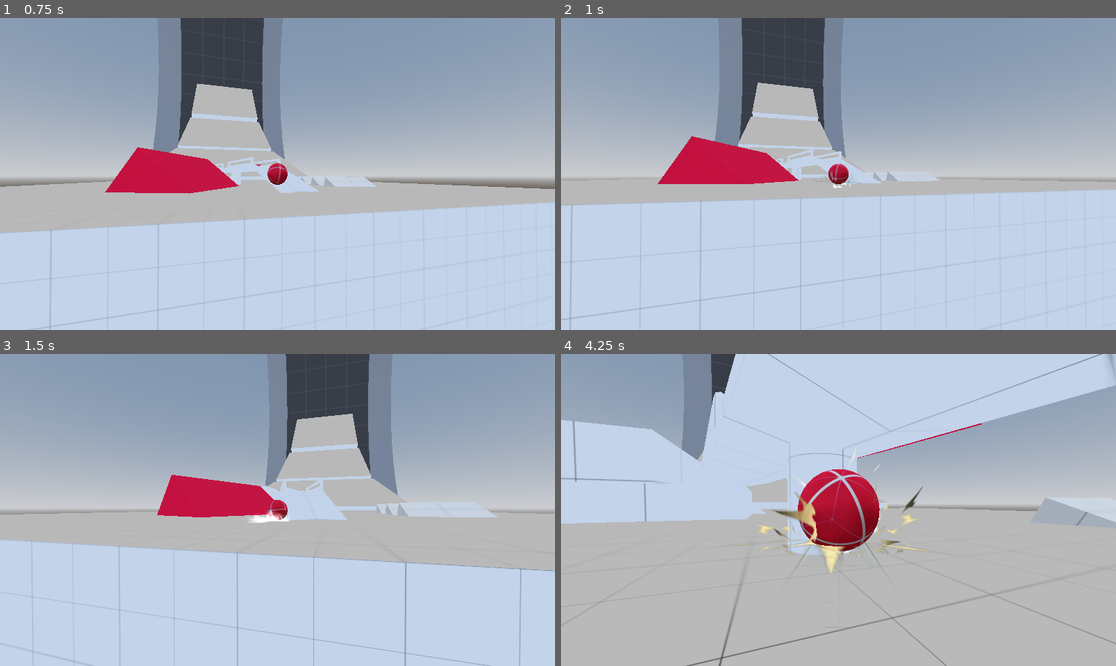
Above: before the commit, frames 1-4 (two rows, left to right).
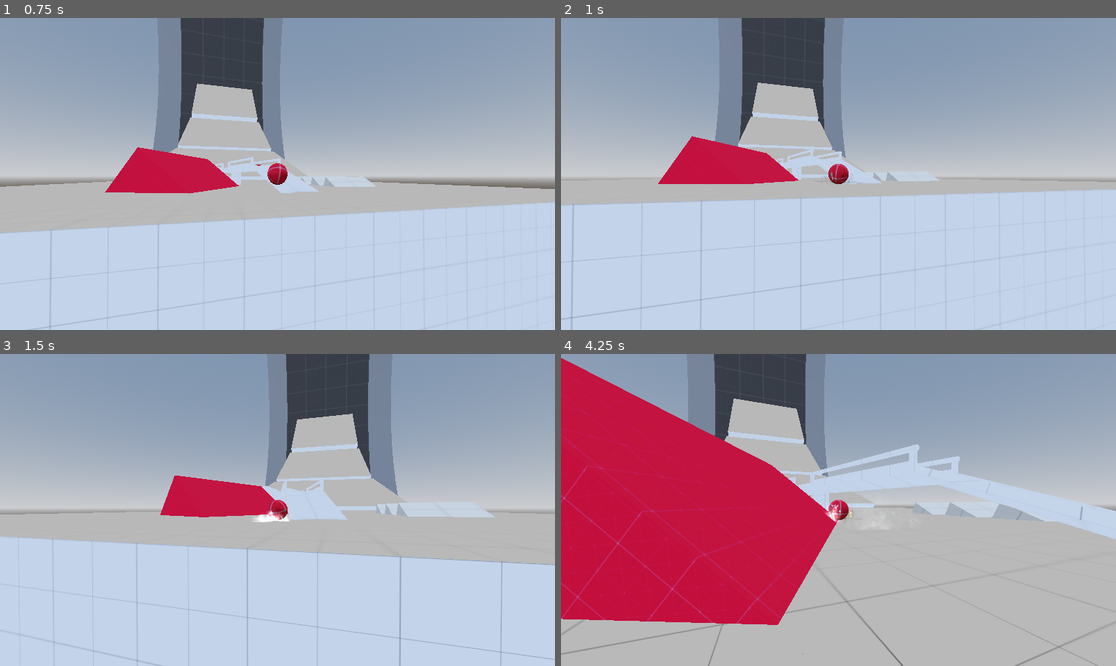
Above: after the commit, the same moments.

Repository: Bartticus/GMTK2025
Game: Godot game, scene res://Scenes/main/main.tscn
Two runs of this game, one before a commit and one after it. Both use one fixed random seed, a clock stepped at 60 frames per second and the inputs below.
Inputs (mouse positions are in pixels of both pictures, inside the frame that each line leads up to):
- Up to frame 1 (0.75 s): move the mouse to (305, 174) at 0.52 s; hold W (forward) from 0.53 s (still down); hold Space (drift) from 0.53 s (still down)
- Up to frame 2 (1 s): keep holding W (forward); keep holding Space (drift)
- Up to frame 3 (1.5 s): keep holding W (forward); move the mouse to (249, 510) at 1.27 s; release Space (drift) at 1.28 s; tap Space (drift) at 1.35 s
- Up to frame 4 (4.25 s): keep holding W (forward); move the mouse to (849, 503) at 2.02 s; hold Mouse wheel down (wheel_down) 2.03-2.78 s; tap Space (drift) at 2.3, 3.05 s; move the mouse to (832, 516) at 2.77 s; tap Mouse wheel up (wheel_up) at 2.85 s; move the mouse to (877, 513) at 3.52 s; hold Space (drift) from 3.53 s (still down)

Frame 1 is identical in both runs. In frame 2, 0.2% of the frame differs, in the area x 0-96%, y 21-100%; in frame 3, 2.7%; in frame 4, 55%, in the area x 0-100%, y 0-100%.

Commit message:
Fixed smoke displaying at wrong time

Diff:
--- a/Scenes/marble/marble.gd
+++ b/Scenes/marble/marble.gd
@@ -85,13 +85,14 @@
 		look_vec = look_vec.rotated(-camera.global_rotation.y)
 		drift_fx.current_move_rot = atan2(look_vec.y, -look_vec.x)
 	else:
-		drift_fx.current_move_rot = atan2(linear_velocity.z, -linear_velocity.x) + 1.5707963267949
+		drift_fx.current_move_rot = atan2(linear_velocity.z, -linear_velocity.x) + PI/2#1.5707963267949
 
 	f_force = f_input * linear_force * delta * camera_transform.basis.z.normalized()
 	h_force = h_input * linear_force * delta * camera_transform.basis.x.normalized()
 
-	apply_central_force(f_force)
-	apply_central_force(-h_force)
+	if not is_on_floor():
+		apply_central_force(f_force)
+		apply_central_force(-h_force)
 
 	#linear_velocity.x = clampf(linear_velocity.x, -max_velocity, max_velocity)
 	#linear_velocity.z = clampf(linear_velocity.z, -max_velocity, max_velocity)
@@ -105,8 +106,6 @@
 
 	if Input.is_action_just_pressed("drift"):
 		new_friction = 0
-
-
 
 	if Input.is_action_pressed("drift"):
 		linear_velocity = linear_velocity.lerp(Vector3.ZERO, delta * brake_force)
@@ -126,11 +125,11 @@
 		tween.tween_property(self, "physics_material_override:friction", initial_friction, 2)
 
 		drift_fx.currently_drifting = false
-		particle_handler(false)
+		particle_handler(false, true)
 
 var rot_speed: float
 var contact_pos: Vector3
-func particle_handler(is_drifting: bool) -> void:
+func particle_handler(is_drifting: bool, just_released: bool = false) -> void:
 	rot_speed = angular_velocity.length()
 	var draw_size: Vector2 = Vector2(rot_speed, rot_speed) / 100
 	spark_particles1.draw_pass_1.size = draw_size
@@ -146,11 +145,12 @@
 	spark_particles1.emitting = is_drifting
 	spark_particles2.emitting = is_drifting
 
-	if not is_drifting:
+	if just_released:
 		smoke_particles1.restart()
 		smoke_particles1.global_position = particles.global_position + input_vector
-
-	smoke_particles1.emitting = !is_drifting
+		smoke_particles1.emitting = true
+	else:
+		smoke_particles1.emitting = false
 	smoke_particles2.emitting = is_drifting
 
 	var state = PhysicsServer3D.body_get_direct_state(get_rid())
--- a/Scenes/marble/marble.tscn
+++ b/Scenes/marble/marble.tscn
@@ -14,6 +14,7 @@
 [ext_resource type="Texture2D" uid="uid://dnooj036jptk4" path="res://Textures/smoke_01.png" id="10_lhqa5"]
 [ext_resource type="Script" uid="uid://dig1kwpgvdnbt" path="res://Scenes/marble/drift_fx.gd" id="11_0ovb4"]
 [ext_resource type="Texture2D" uid="uid://cko8grym2ewym" path="res://Thaddeus/FX/Tx_Burst_directional_03_MEDIUM.png" id="11_fmvk0"]
+[ext_resource type="Texture2D" uid="uid://ckc7oovd6hyrk" path="res://Textures/scorch_01.png" id="11_ju2gt"]
 [ext_resource type="Texture2D" uid="uid://dv5adohal76fj" path="res://Thaddeus/FX/Tx_Smoke_seq_02.png" id="13_55j5u"]
 [ext_resource type="Texture2D" uid="uid://csbbr8ircbd6u" path="res://Thaddeus/FX/Tx_Burst_directional_02_MEDIUM.png" id="13_i5nwi"]
 [ext_resource type="Texture2D" uid="uid://c8157rn7lsfb7" path="res://Thaddeus/FX/hexlinegradientlinesbeveled.png" id="13_o7fp8"]
@@ -105,8 +106,8 @@
 scale_min = 0.5
 scale_max = 0.5
 scale_curve = SubResource("CurveTexture_ld4xo")
-hue_variation_min = -0.1
-hue_variation_max = 0.1
+hue_variation_min = -0.2
+hue_variation_max = 0.2
 
 [sub_resource type="StandardMaterial3D" id="StandardMaterial3D_i5nwi"]
 transparency = 1
@@ -114,7 +115,7 @@
 cull_mode = 2
 shading_mode = 0
 vertex_color_use_as_albedo = true
-albedo_texture = ExtResource("9_xfd6w")
+albedo_texture = ExtResource("11_ju2gt")
 billboard_mode = 3
 billboard_keep_scale = true
 particles_anim_h_frames = 1
@@ -274,6 +275,7 @@
 
 [node name="DriftSparkParticles1" type="GPUParticles3D" parent="Particles"]
 transform = Transform3D(0.707107, 0, 0.707107, 0, 1, 0, -0.707107, 0, 0.707107, 0, 0, 0)
+sorting_offset = 1.0
 emitting = false
 amount = 12
 speed_scale = 2.0
Not shown: 1 places in Scenes/main/main.tscn that only renumber resources
Not shown: 1 places in Scenes/marble/marble.tscn that only renumber resources
